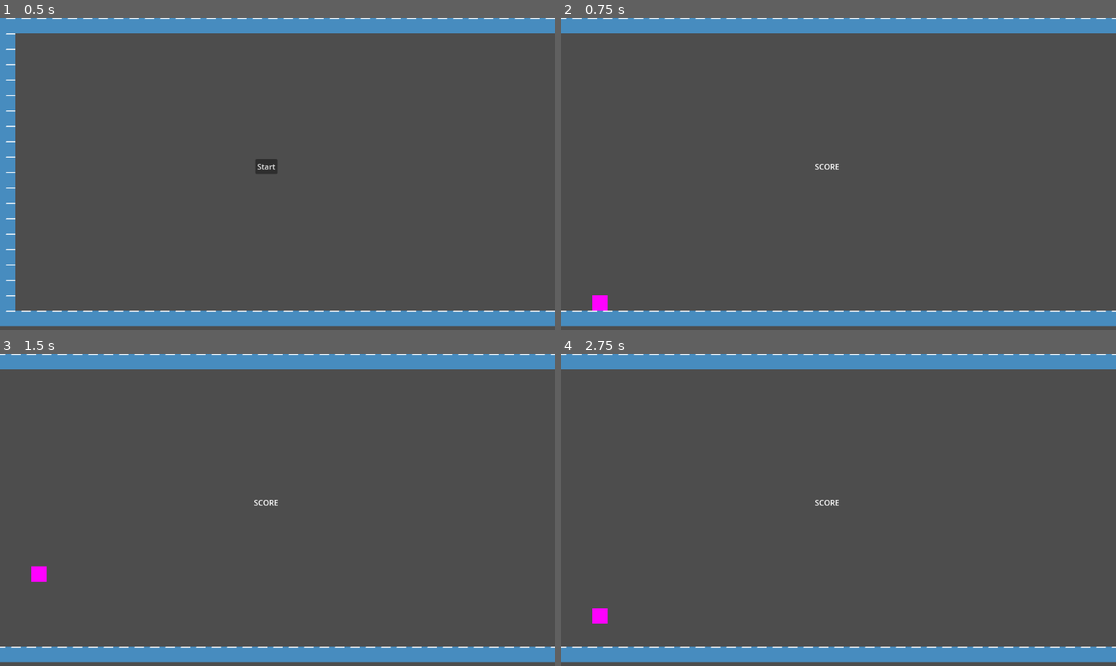
Above: before the commit, frames 1-4 (two rows, left to right).
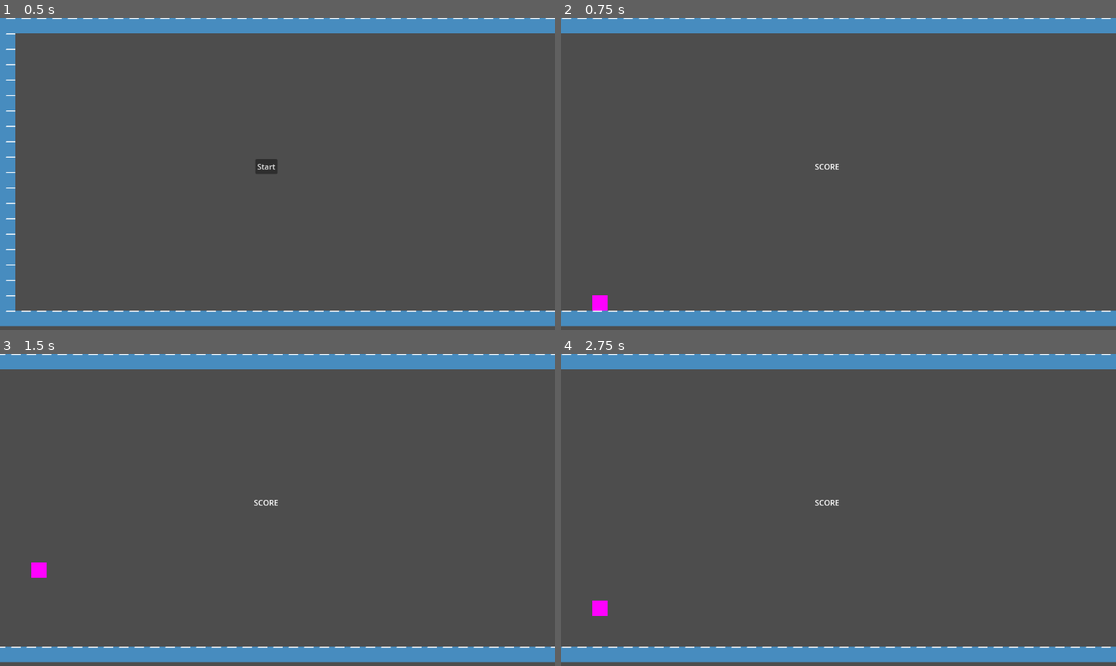
Above: after the commit, the same moments.

Repository: sweti-yeti/ethglobal-newyork-2023
Game: Godot game, scene res://main.tscn
Same seed, same stepped clock (60 frames per second), same inputs: the game is played once before the commit and once after it. The engine's default icon, where the game draws it, is replaced by a stand-in: a white triangle on a blue panel in a dark square.
Inputs:
- Up to frame 1 (0.5 s): no input
- Up to frame 2 (0.75 s): click "Start" at 0.5 s
- Up to frame 3 (1.5 s): tap Enter (ui_accept) at 1.25 s
- Up to frame 4 (2.75 s): tap Enter (ui_accept) at 1.52, 2.27 s

Frame 1 is identical in both runs. In frame 2, 0.6% of the frame differs, in the area x 0-100%, y 0-95%; in frame 3, less than 0.1%; in frame 4, 0.8%.

Commit message:
update physics config

Diff:
--- a/game/client/project.godot
+++ b/game/client/project.godot
@@ -27,6 +27,8 @@
 
 [physics]
 
+common/physics_ticks_per_second=30
+common/physics_jitter_fix=0.0
 2d/default_gravity=4096.0
 
 [rendering]
